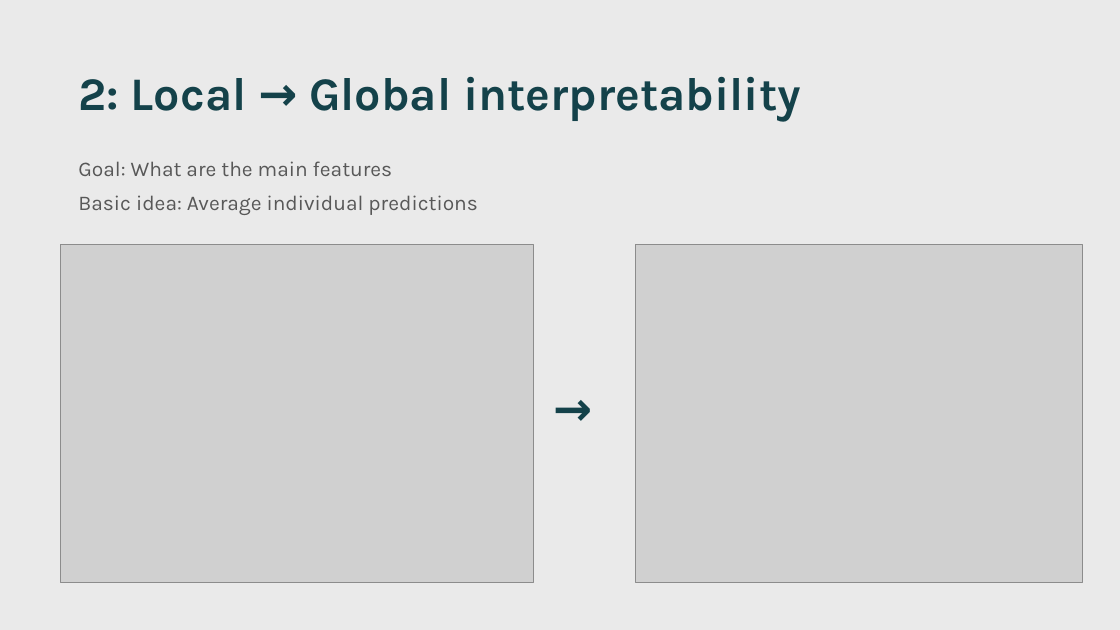
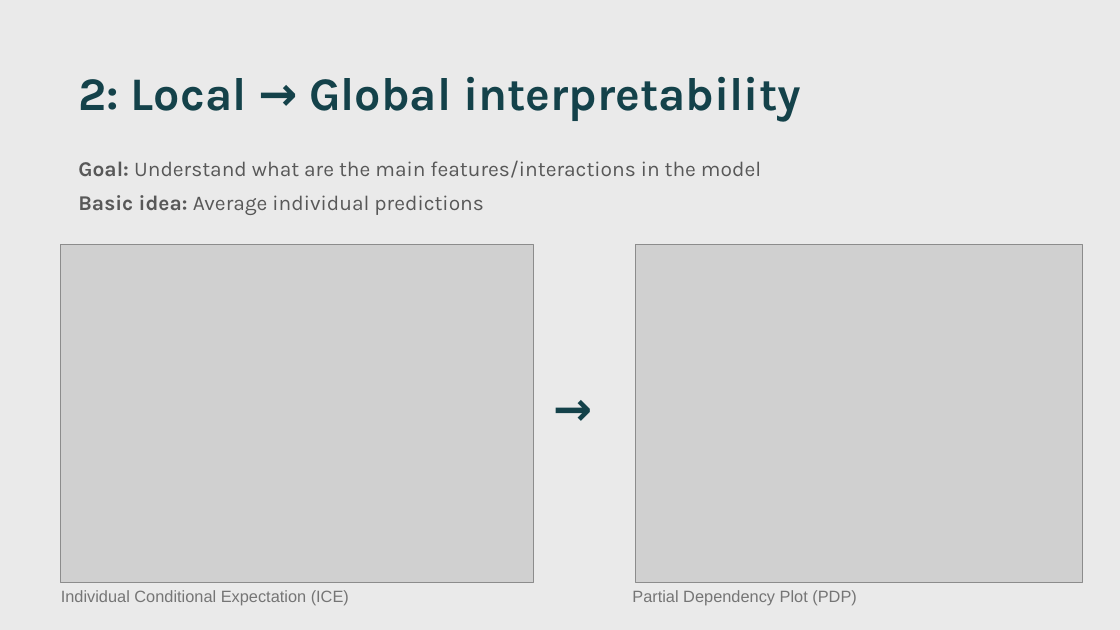
Before and after one commit to jgarciab/ml_julius, a slide deck: slide 19 of Slides/talk.pptx (slide 18 before the commit). Drawn at 1120x630 pixels with LibreOffice and Linux fonts; fonts in the diff are those of the drawing; grey boxes stand for pictures. Boxes give left, top, right and bottom in pixels: in the first picture for what was removed or moved away, otherwise in the second. Text is boxed around its words. In the diff, an @@ line names an element or a change of style, - is before the commit and + after.

Commit message:
added pdf and extra interpretability

```diff
--- a/Slides/talk.pptx
+++ b/Slides/talk.pptx
@@ text at (x1=78, y1=160, x2=761, y2=178): text changed @@
-Goal: What are the main features
+Goal: Understand what are the main features/interactions in the model
@@ text at (x1=78, y1=195, x2=483, y2=215): bold on in "Basic idea:" @@
@@ text added at (x1=61, y1=590, x2=349, y2=606), 14 pt, text #757575 @@
+Individual Conditional Expectation (ICE)
@@ text added at (x1=632, y1=590, x2=857, y2=606), 14 pt, text #757575 @@
+Partial Dependency Plot (PDP)
```
Also in this commit, not shown: 10 other slides changed, 1 slide added, 5 other files.
